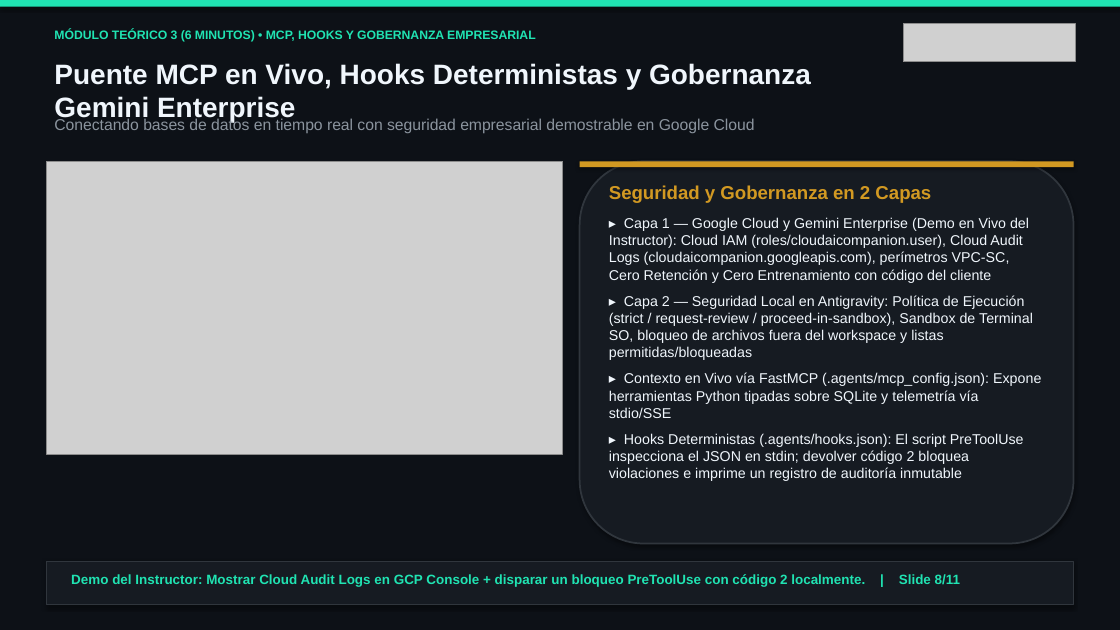
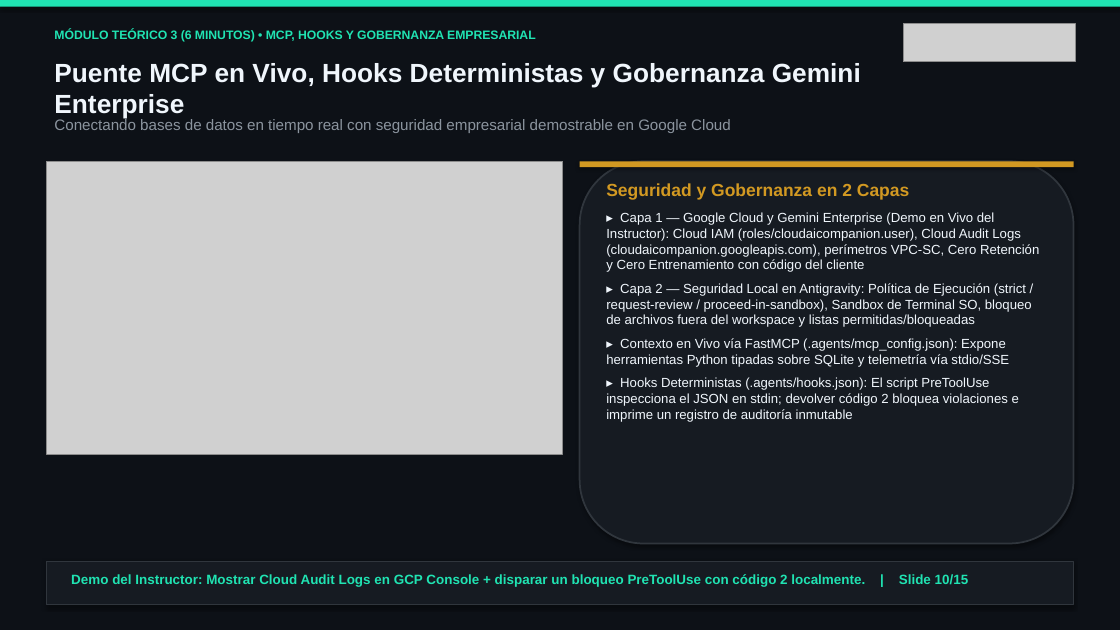
Before and after one commit to tryolabs/antigravity-workshop-retail, a slide deck: slide 10 of slides/antigravity_retail_workshop_es.pptx (slide 8 before the commit). Drawn at 1120x630 pixels with LibreOffice and Linux fonts; fonts in the diff are those of the drawing; grey boxes stand for pictures. Boxes give left, top, right and bottom in pixels: in the first picture for what was removed or moved away, otherwise in the second. Text is boxed around its words. In the diff, an @@ line names an element or a change of style, - is before the commit and + after.

```diff
--- a/slides/antigravity_retail_workshop_es.pptx
+++ b/slides/antigravity_retail_workshop_es.pptx
@@ text "Puente MCP en Vivo, Hooks ..." at [54,63,861,119]: size 24 to 22.5 pt @@
@@ text "Conectando bases de datos en ..." at [54,117,731,133]: size 13.5 to 13 pt @@
@@ text "Seguridad y Gobernanza en 2 ..." at [606,183,1039,422]: size 16 to 15 pt in "Seguridad y Gobernanza en 2 Capas"; size 12.2 to 11.3 pt; less space between paragraphs @@
@@ text at [71,574,969,587]: text changed @@
-Demo del Instructor: Mostrar Cloud Audit Logs en GCP Console + disparar un bloqueo PreToolUse con código 2 localmente. | Slide 8/11
+Demo del Instructor: Mostrar Cloud Audit Logs en GCP Console + disparar un bloqueo PreToolUse con código 2 localmente. | Slide 10/15
```
Also in this commit, not shown: 10 other slides changed, 4 slides added, 35 other files.
